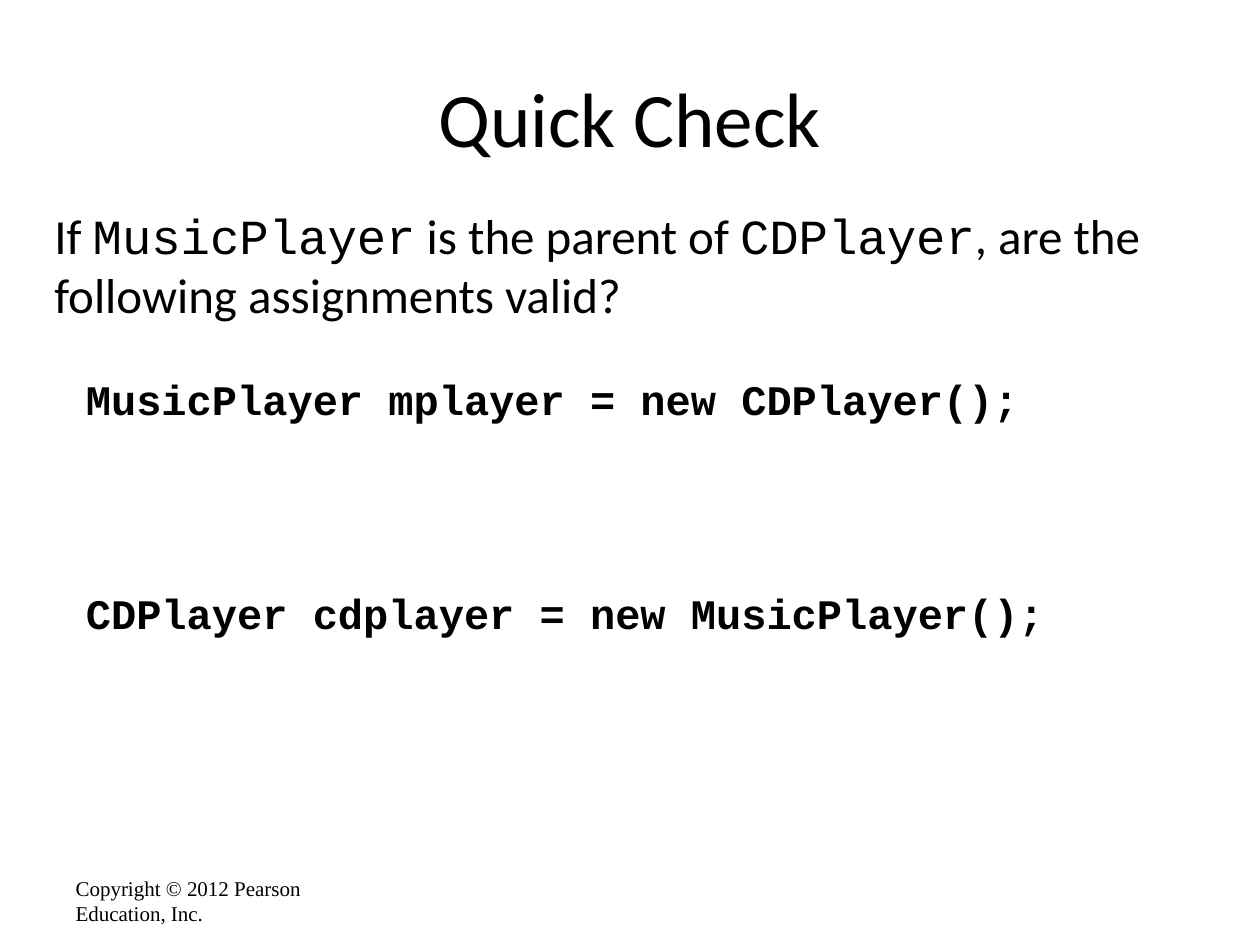
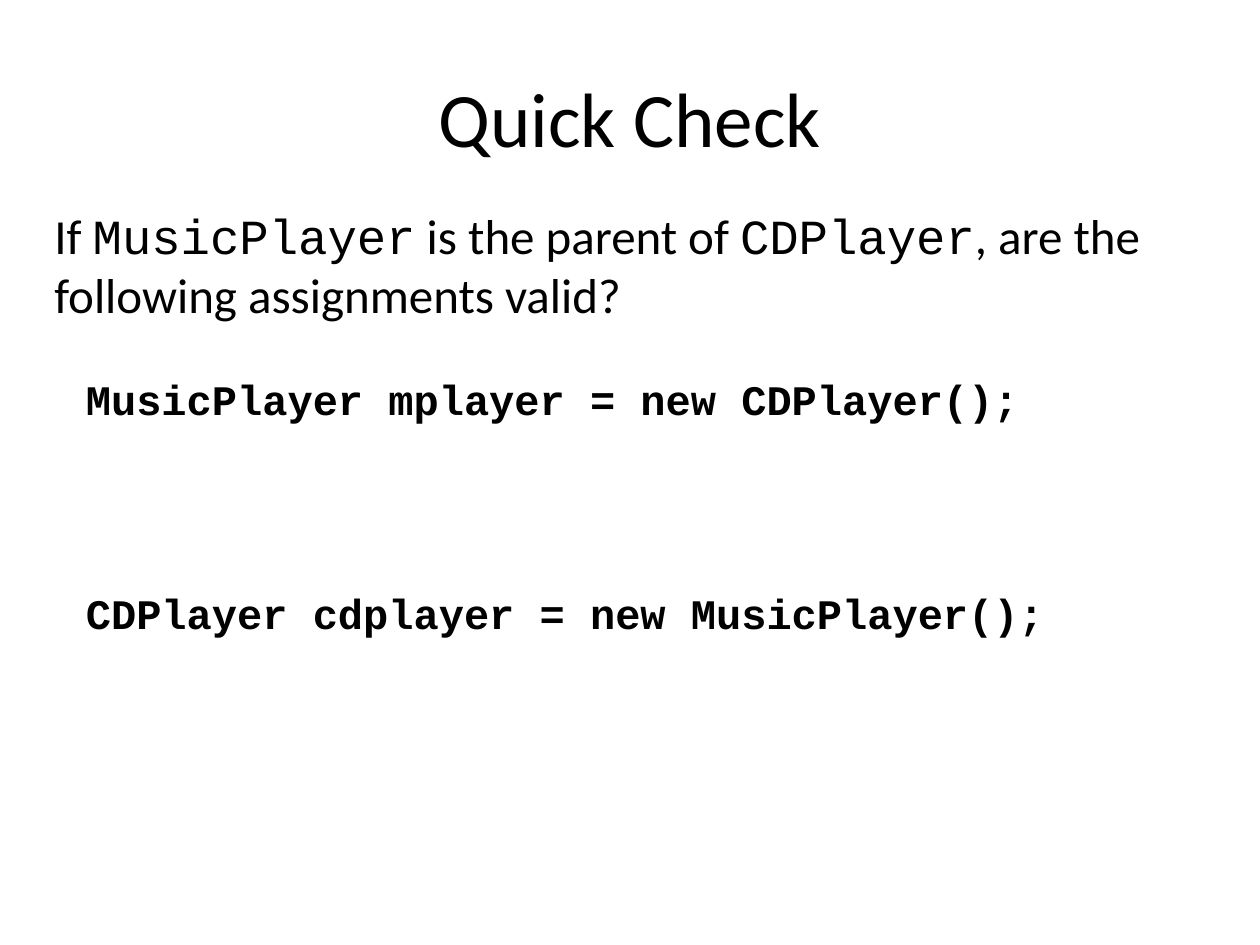
Before and after one commit to emhill/151-S15, a slide deck: slide 15 of src/morea/materials/11-DoME.pptx (slide 16 before the commit). Drawn at 1260x945 pixels with LibreOffice and Linux fonts; fonts in the diff are those of the drawing. Boxes give left, top, right and bottom in pixels: in the first picture for what was removed or moved away, otherwise in the second. Text is boxed around its words. In the diff, an @@ line names an element or a change of style, - is before the commit and + after.

```diff
--- a/src/morea/materials/11-DoME.pptx
+++ b/src/morea/materials/11-DoME.pptx
@@ text removed at [76,881,300,924] @@
-Copyright © 2012 Pearson Education, Inc.
```
Also in this commit, not shown: 5 other slides changed, 1 slide removed, 1 other file.
